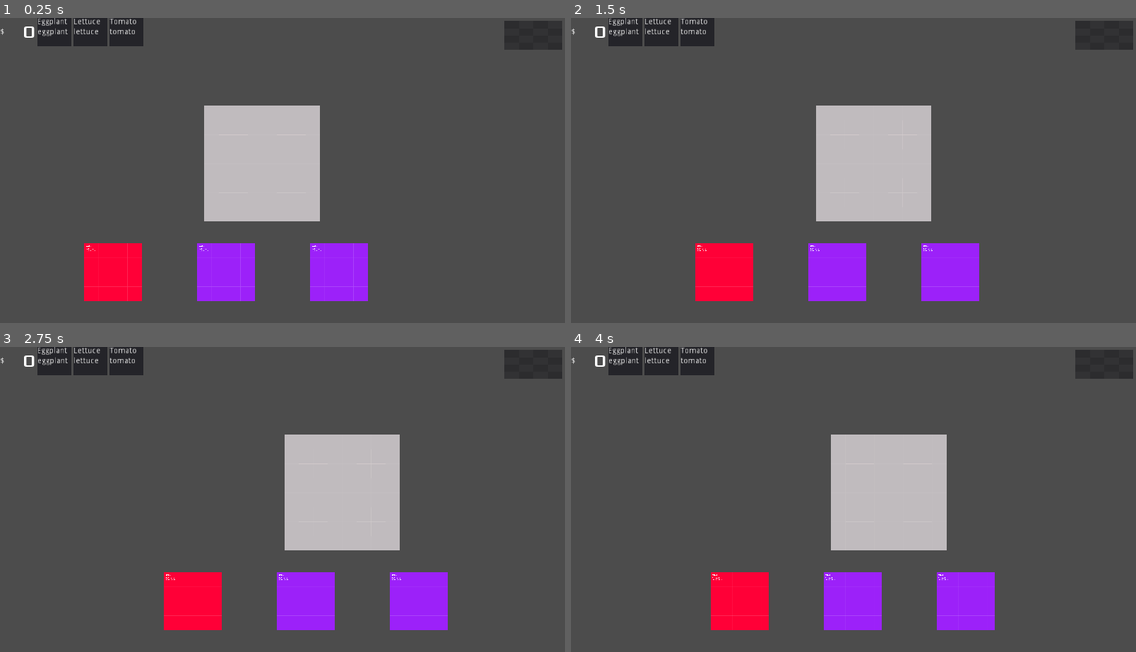
Above: before the commit, frames 1-4 (two rows, left to right).
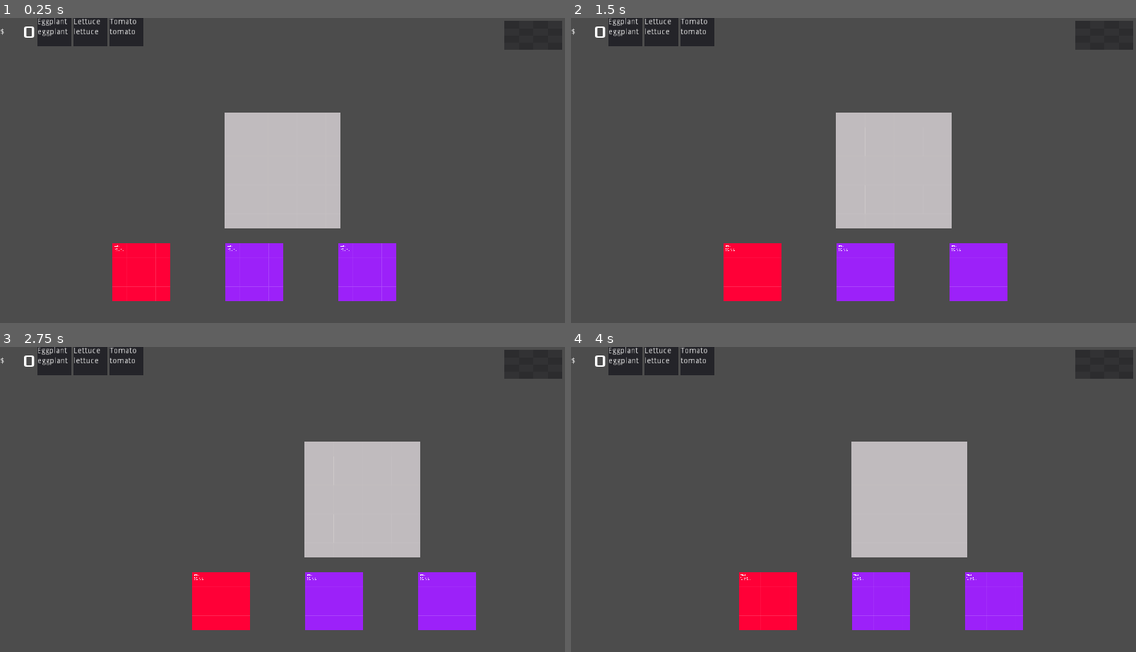
Above: after the commit, the same moments.

Repository: stewchan/kitchen
Game: Godot game, scene res://world/World.tscn
Two runs of this game, one before a commit and one after it. Both use one fixed random seed, a clock stepped at 60 frames per second and the inputs below. This scene is started directly instead of the project's main scene.
Inputs (mouse positions are in pixels of both pictures, inside the frame that each line leads up to):
- Up to frame 1 (0.25 s): no input
- Up to frame 2 (1.5 s): tap Enter at 0.5 s; move the mouse to (977, 155) at 0.52 s; hold Right (ui_right) 0.53-1.25 s; click (977, 155) at 0.67 s; drag from (740, 185) to (1102, 36) at 1.27 s
- Up to frame 3 (2.75 s): tap Space at 2 s; move the mouse to (339, 432) at 2.02 s; hold Right (ui_right) from 2.03 s (still down)
- Up to frame 4 (4 s): release Right (ui_right) at 2.75 s; drag from (825, 560) to (915, 493) at 2.77 s; tap Enter at 3.5 s; move the mouse to (1023, 545) at 3.52 s; hold Left (ui_left) from 3.53 s (still down)

The runs differ from the first frame. In frame 1, 9.3% of the frame differs, in the area x 14-71%, y 28-93%; in frame 2, 9.2%; in frame 3, 9.2%; in frame 4, 9.3%.
Error in both runs: Invalid get index '3' (on base: 'Array'). (res://network/Network.gd:18)

Commit message:
Spawn plate

Diff:
--- a/world/World.gd
+++ b/world/World.gd
@@ -10,6 +10,7 @@
 var IngredientScene = preload("res://kitchen/draggable/ingredient/Ingredient.tscn")
 var OrderScene = preload("res://kitchen/servery/order/Order.tscn")
 var DishScene = preload("res://kitchen/servery/dish/Dish.tscn")
+var PlateScene = preload("res://kitchen/draggable/plate/Plate.tscn")
 
 onready var players = $Players
 onready var servery = $Servery
@@ -28,6 +29,15 @@
 	spawn_order()
 	spawn_order()
 	spawn_order()
+
+	spawn_plate()
+
+
+func spawn_plate() -> void:
+	var plate = PlateScene.instance()
+	plate.name = "Plate"
+	call_deferred("add_child", plate)
+	plate.position = get_viewport_rect().size/2
 
 
 func spawn_order() -> void:
@@ -56,19 +66,26 @@
 		ingredient.set_name("tomato")
 	else:
 		ingredient.set_name("eggplant")
-	ingredient.position = Vector2(ingredient_count * 200, 450)
-	add_child(ingredient)
+	ingredient.position = Vector2(ingredient_count % 4 * 200 + 50, 450)
+	call_deferred("add_child", ingredient)
 
 
 func on_dish_served(dish: Dish) -> void:
+	var order_valid = false
 	for order in orders.get_children():
-		if order.is_valid(dish):
-			score += 5
-			hud.update_score(score)
+		if not order.is_valid(dish):
+			continue
+		else:
+			order_valid = true
 			order.queue_free()
-			return
-	score -= 1
+			break
+	if order_valid:
+		score += 5
+	else:
+		score -= 1
 	hud.update_score(score)
+	spawn_plate()
+	spawn_ingredient()
 
 
 func start_game() -> void:
--- a/world/World.tscn
+++ b/world/World.tscn
@@ -1,23 +1,21 @@
-[gd_scene load_steps=5 format=2]
+[gd_scene load_steps=4 format=2]
 
 [ext_resource path="res://world/World.gd" type="Script" id=1]
-[ext_resource path="res://kitchen/draggable/plate/Plate.tscn" type="PackedScene" id=2]
 [ext_resource path="res://ui/HUD.tscn" type="PackedScene" id=4]
 [ext_resource path="res://kitchen/servery/Servery.tscn" type="PackedScene" id=5]
 
 [node name="World" type="Node2D"]
 script = ExtResource( 1 )
 
+[node name="HUD" parent="." instance=ExtResource( 4 )]
+
 [node name="Players" type="Node" parent="."]
 
 [node name="Ingredients" type="Node" parent="."]
 
-[node name="HUD" parent="." instance=ExtResource( 4 )]
-
 [node name="Servery" parent="." instance=ExtResource( 5 )]
 position = Vector2( 944, 31 )
 
-[node name="Plate" parent="." instance=ExtResource( 2 )]
-position = Vector2( 464, 258 )
+[node name="Timer" type="Timer" parent="."]
 
 [connection signal="order_added" from="." to="HUD" method="_on_World_order_added"]
